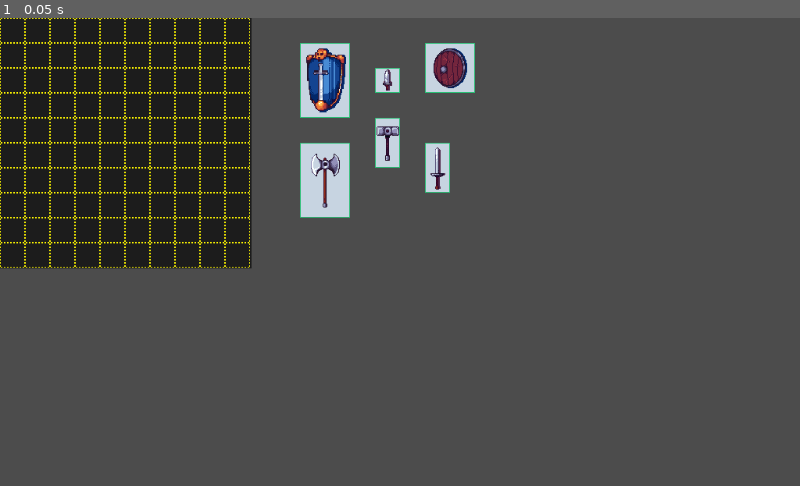
Above: before the commit, frame 1.
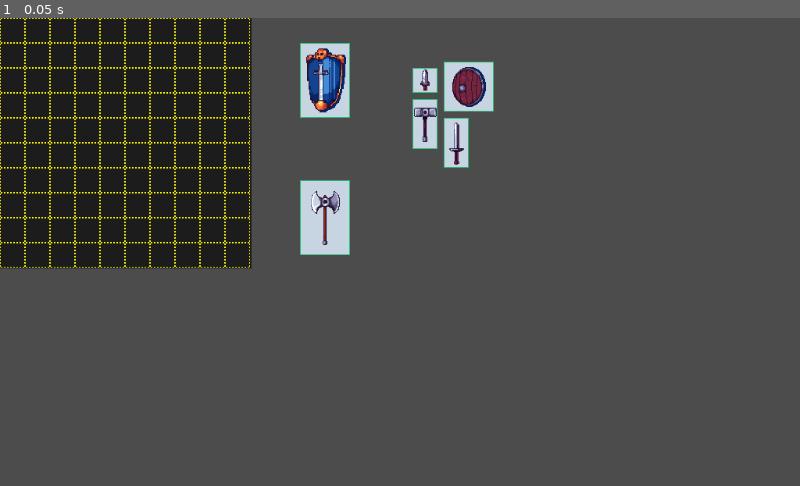
Above: after the commit, the same moment.

Repository: hamburgear/Godot-Action-RPG-Inventory
Game: Godot game, scene res://Control.tscn
The game is run twice, just before and just after one commit, with the same random seed, the same clock (stepped at 60 frames per second) and the same inputs. The project has no main scene, so this scene is started directly.
Inputs:
- Up to frame 1 (0.05 s): no input

The runs differ from the first frame. In frame 1, 3.6% of the frame differs, in the area x 37-62%, y 5-51%.

Commit message:
Added Overlapping Items a color tint Added Snapped Movement of Item

Diff:
--- a/Control.tscn
+++ b/Control.tscn
@@ -33,6 +33,12 @@
 region_enabled = true
 region_rect = Rect2( 0, 0, 320, 320 )
 
+[node name="Dagger" parent="." instance=ExtResource( 4 )]
+margin_left = 528.0
+margin_top = 64.0
+margin_right = 560.0
+margin_bottom = 96.0
+
 [node name="Shield" parent="." instance=ExtResource( 2 )]
 margin_left = 384.0
 margin_top = 32.0
@@ -41,33 +47,27 @@
 
 [node name="Axe" parent="." instance=ExtResource( 3 )]
 margin_left = 384.0
-margin_top = 160.0
+margin_top = 208.0
 margin_right = 448.0
-margin_bottom = 256.0
+margin_bottom = 304.0
 
 [node name="Hammer" parent="." instance=ExtResource( 5 )]
-margin_left = 480.0
-margin_top = 128.0
-margin_right = 512.0
-margin_bottom = 192.0
+margin_left = 528.0
+margin_top = 104.0
+margin_right = 560.0
+margin_bottom = 168.0
 
 [node name="Buckler" parent="." instance=ExtResource( 6 )]
 material = SubResource( 1 )
-margin_left = 544.0
-margin_top = 32.0
-margin_right = 608.0
-margin_bottom = 96.0
+margin_left = 568.0
+margin_top = 56.0
+margin_right = 632.0
+margin_bottom = 120.0
 
 [node name="Sword" parent="." instance=ExtResource( 7 )]
-margin_left = 544.0
-margin_top = 160.0
-margin_right = 576.0
-margin_bottom = 224.0
-
-[node name="Dagger" parent="." instance=ExtResource( 4 )]
-margin_left = 480.0
-margin_top = 64.0
-margin_right = 512.0
-margin_bottom = 96.0
+margin_left = 568.0
+margin_top = 128.0
+margin_right = 600.0
+margin_bottom = 192.0
 
 [node name="CanvasLayer" type="CanvasLayer" parent="."]
--- a/InventoryManagement.gd
+++ b/InventoryManagement.gd
@@ -1,42 +1,53 @@
 extends Control
 
 var arr_Items: Array
-var is_item_selected: bool = false
-var selected_item: Control
-var is_dragging_item: bool = false
-var cursor_item_drag_offset: Vector2 = Vector2(-8, -8)
-#var canvas_layer: CanvasLayer
+var bl_IsItemSelected: bool = false
+var ctrl_SelectedItem: Control
+var bl_isDraggingItem: bool = false
+var v2_CursorItemDragOffset: Vector2 = Vector2(-8, -8)
+var col_OverlappingColor: Color = Color(1, 0.36, 0.36, 1)
+var arr_OverlappingWithItems: Array
+var v2_ItemPrevPosition: Vector2
 
 func _ready():
-#	canvas_layer = $CanvasLayer
 	#Get Items from Group
 	arr_Items = get_tree().get_nodes_in_group("item")
 
 	for item in arr_Items:
 		item.connect("gui_input", self, "cursor_in_item", [item])
-
+		item.get_node("Sprite/Area2D").connect("area_entered", self, "overlapping_with_other_item", [item])
+		item.get_node("Sprite/Area2D").connect("area_exited", self, "not_overlapping_with_other_item", [item])
 
 func cursor_in_item(event: InputEvent, item: Control):
 	if event.is_action_pressed("select_item"):
-		is_item_selected = true
-		selected_item = item
-#		if self.has_node(selected_item.pat):
-#			self.remove_child(selected_item)
-
-#		if !canvas_layer.has_node(selected_item):
-#			canvas_layer.add_child(selected_item)
+		bl_IsItemSelected = true
+		ctrl_SelectedItem = item
+		ctrl_SelectedItem.get_node("Sprite").set_z_index(1000)
+		v2_ItemPrevPosition = ctrl_SelectedItem.rect_position
 
 	if event is InputEventMouseMotion:
-		if is_item_selected:
-			is_dragging_item = true
-
+		if bl_IsItemSelected:
+			bl_isDraggingItem = true
 
 	if event.is_action_released("select_item"):
-		print("zx")
-		is_item_selected = false
-		selected_item = null
-		is_dragging_item = false
+		ctrl_SelectedItem.get_node("Sprite").set_z_index(0)
+		if arr_OverlappingWithItems.size() > 0:
+			ctrl_SelectedItem.rect_position = v2_ItemPrevPosition
+			ctrl_SelectedItem.get_node("Sprite").modulate = Color(1, 1, 1, 1)
+
+		bl_IsItemSelected = false
+		bl_isDraggingItem = false
+		ctrl_SelectedItem = null
 
 func _process(delta):
-	if is_dragging_item:
-		selected_item.rect_position = self.get_global_mouse_position() + cursor_item_drag_offset
+	if bl_isDraggingItem:
+		ctrl_SelectedItem.rect_position = (self.get_global_mouse_position() + v2_CursorItemDragOffset).snapped(Vector2(32,32))
+
+func overlapping_with_other_item(area: Area2D, ctrl_Item: Control):
+	arr_OverlappingWithItems.append(ctrl_Item)
+	ctrl_SelectedItem.get_node("Sprite").modulate = col_OverlappingColor
+
+func not_overlapping_with_other_item(area: Area2D, ctrl_Item: Control):
+	arr_OverlappingWithItems.erase(ctrl_Item)
+	if arr_OverlappingWithItems.size() == 0 and bl_IsItemSelected:
+		ctrl_SelectedItem.get_node("Sprite").modulate = Color(1, 1, 1, 1)
--- a/Prefabs/Axe.tscn
+++ b/Prefabs/Axe.tscn
@@ -1,8 +1,11 @@
-[gd_scene load_steps=2 format=2]
+[gd_scene load_steps=3 format=2]
 
 [ext_resource path="res://ItemSprites/Axe.png" type="Texture" id=1]
 
-[node name="Item" type="Control" groups=[
+[sub_resource type="RectangleShape2D" id=1]
+extents = Vector2( 31, 47 )
+
+[node name="Axe" type="Control" groups=[
 "item",
 ]]
 margin_right = 64.0
@@ -11,10 +14,12 @@
 "_edit_use_anchors_": false
 }
 
-[node name="Axe" type="TextureRect" parent="."]
-margin_right = 40.0
-margin_bottom = 40.0
+[node name="Sprite" type="Sprite" parent="."]
 texture = ExtResource( 1 )
-__meta__ = {
-"_edit_use_anchors_": false
-}
+centered = false
+
+[node name="Area2D" type="Area2D" parent="Sprite"]
+
+[node name="CollisionShape2D" type="CollisionShape2D" parent="Sprite/Area2D"]
+position = Vector2( 32, 48 )
+shape = SubResource( 1 )
--- a/Prefabs/Buckler.tscn
+++ b/Prefabs/Buckler.tscn
@@ -1,17 +1,25 @@
-[gd_scene load_steps=2 format=2]
+[gd_scene load_steps=3 format=2]
 
 [ext_resource path="res://ItemSprites/Buckler.png" type="Texture" id=1]
+
+[sub_resource type="RectangleShape2D" id=1]
+extents = Vector2( 31, 31 )
 
 [node name="Buckler" type="Control" groups=[
 "item",
 ]]
 margin_right = 64.0
 margin_bottom = 64.0
-
-[node name="TextureRect" type="TextureRect" parent="."]
-margin_right = 40.0
-margin_bottom = 40.0
-texture = ExtResource( 1 )
 __meta__ = {
 "_edit_use_anchors_": false
 }
+
+[node name="Sprite" type="Sprite" parent="."]
+texture = ExtResource( 1 )
+centered = false
+
+[node name="Area2D" type="Area2D" parent="Sprite"]
+
+[node name="CollisionShape2D" type="CollisionShape2D" parent="Sprite/Area2D"]
+position = Vector2( 32, 32 )
+shape = SubResource( 1 )
--- a/Prefabs/Dagger.tscn
+++ b/Prefabs/Dagger.tscn
@@ -1,17 +1,25 @@
-[gd_scene load_steps=2 format=2]
+[gd_scene load_steps=3 format=2]
 
 [ext_resource path="res://ItemSprites/Dagger.png" type="Texture" id=1]
+
+[sub_resource type="RectangleShape2D" id=1]
+extents = Vector2( 15, 15 )
 
 [node name="Dagger" type="Control" groups=[
 "item",
 ]]
 margin_right = 32.0
 margin_bottom = 32.0
-
-[node name="TextureRect" type="TextureRect" parent="."]
-margin_right = 32.0
-margin_bottom = 32.0
-texture = ExtResource( 1 )
 __meta__ = {
 "_edit_use_anchors_": false
 }
+
+[node name="Sprite" type="Sprite" parent="."]
+texture = ExtResource( 1 )
+centered = false
+
+[node name="Area2D" type="Area2D" parent="Sprite"]
+
+[node name="CollisionShape2D" type="CollisionShape2D" parent="Sprite/Area2D"]
+position = Vector2( 16, 16 )
+shape = SubResource( 1 )
--- a/Prefabs/Hammer.tscn
+++ b/Prefabs/Hammer.tscn
@@ -1,6 +1,9 @@
-[gd_scene load_steps=2 format=2]
+[gd_scene load_steps=3 format=2]
 
 [ext_resource path="res://ItemSprites/Hammer.png" type="Texture" id=1]
+
+[sub_resource type="RectangleShape2D" id=1]
+extents = Vector2( 16, 32 )
 
 [node name="Hammer" type="Control" groups=[
 "item",
@@ -11,10 +14,12 @@
 "_edit_use_anchors_": false
 }
 
-[node name="TextureRect" type="TextureRect" parent="."]
-margin_right = 32.0
-margin_bottom = 64.0
+[node name="Sprite" type="Sprite" parent="."]
 texture = ExtResource( 1 )
-__meta__ = {
-"_edit_use_anchors_": false
-}
+centered = false
+
+[node name="Area2D" type="Area2D" parent="Sprite"]
+
+[node name="CollisionShape2D" type="CollisionShape2D" parent="Sprite/Area2D"]
+position = Vector2( 16, 32 )
+shape = SubResource( 1 )
--- a/Prefabs/Shield.tscn
+++ b/Prefabs/Shield.tscn
@@ -1,17 +1,25 @@
-[gd_scene load_steps=2 format=2]
+[gd_scene load_steps=3 format=2]
 
 [ext_resource path="res://ItemSprites/Shield.png" type="Texture" id=1]
+
+[sub_resource type="RectangleShape2D" id=1]
+extents = Vector2( 31, 47 )
 
 [node name="Shield" type="Control" groups=[
 "item",
 ]]
 margin_right = 64.0
 margin_bottom = 96.0
-
-[node name="TextureRect" type="TextureRect" parent="."]
-margin_right = 40.0
-margin_bottom = 40.0
-texture = ExtResource( 1 )
 __meta__ = {
 "_edit_use_anchors_": false
 }
+
+[node name="Sprite" type="Sprite" parent="."]
+texture = ExtResource( 1 )
+centered = false
+
+[node name="Area2D" type="Area2D" parent="Sprite"]
+
+[node name="CollisionShape2D" type="CollisionShape2D" parent="Sprite/Area2D"]
+position = Vector2( 32, 48 )
+shape = SubResource( 1 )
--- a/Prefabs/Sword.tscn
+++ b/Prefabs/Sword.tscn
@@ -1,20 +1,25 @@
-[gd_scene load_steps=2 format=2]
+[gd_scene load_steps=3 format=2]
 
 [ext_resource path="res://ItemSprites/Sword.png" type="Texture" id=1]
+
+[sub_resource type="RectangleShape2D" id=1]
+extents = Vector2( 16, 31 )
 
 [node name="Sword" type="Control" groups=[
 "item",
 ]]
-margin_right = 32.0
+margin_right = 31.0
 margin_bottom = 64.0
 __meta__ = {
 "_edit_use_anchors_": false
 }
 
-[node name="TextureRect" type="TextureRect" parent="."]
-margin_right = 32.0
-margin_bottom = 64.0
+[node name="Sprite" type="Sprite" parent="."]
 texture = ExtResource( 1 )
-__meta__ = {
-"_edit_use_anchors_": false
-}
+centered = false
+
+[node name="Area2D" type="Area2D" parent="Sprite"]
+
+[node name="CollisionShape2D" type="CollisionShape2D" parent="Sprite/Area2D"]
+position = Vector2( 16, 32 )
+shape = SubResource( 1 )
--- a/UI/InvalidOverlay.tscn
+++ /dev/null
@@ -1,9 +0,0 @@
-[gd_scene format=2]
-
-[node name="InvalidOverlay" type="ColorRect"]
-margin_right = 64.0
-margin_bottom = 96.0
-color = Color( 1, 0.627451, 0.627451, 0.533333 )
-__meta__ = {
-"_edit_use_anchors_": false
-}
--- a/project.godot
+++ b/project.godot
@@ -15,7 +15,7 @@
 
 [application]
 
-config/name="Tetris-Diablo Style Inventory"
+config/name="Action-RPG Inventory"
 config/icon="res://icon.png"
 
 [input]
Not shown, added: Notes.txt
